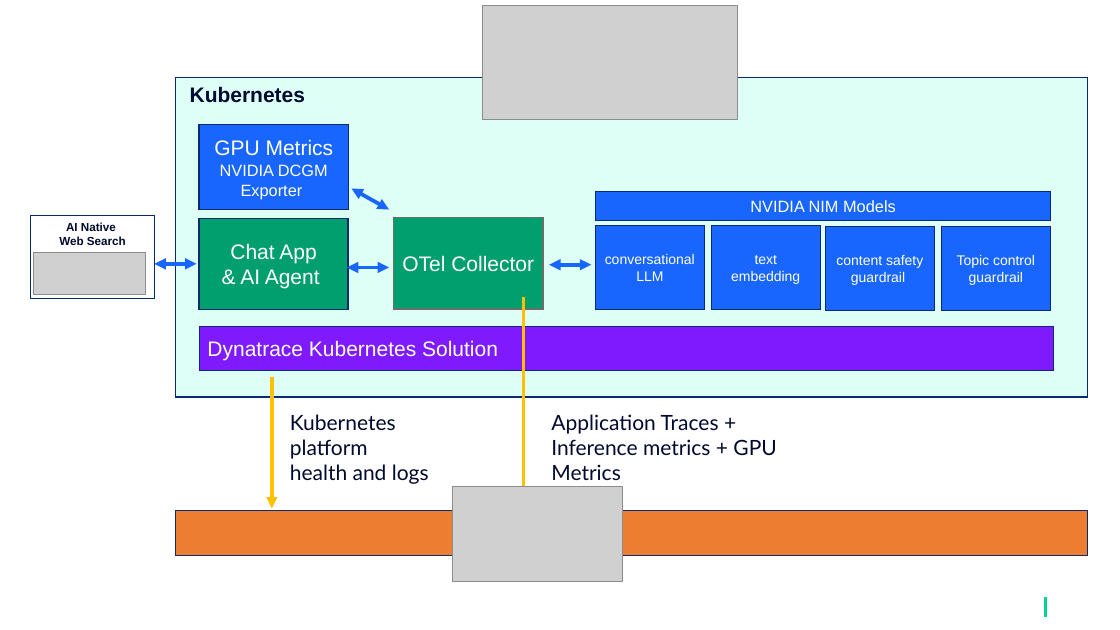
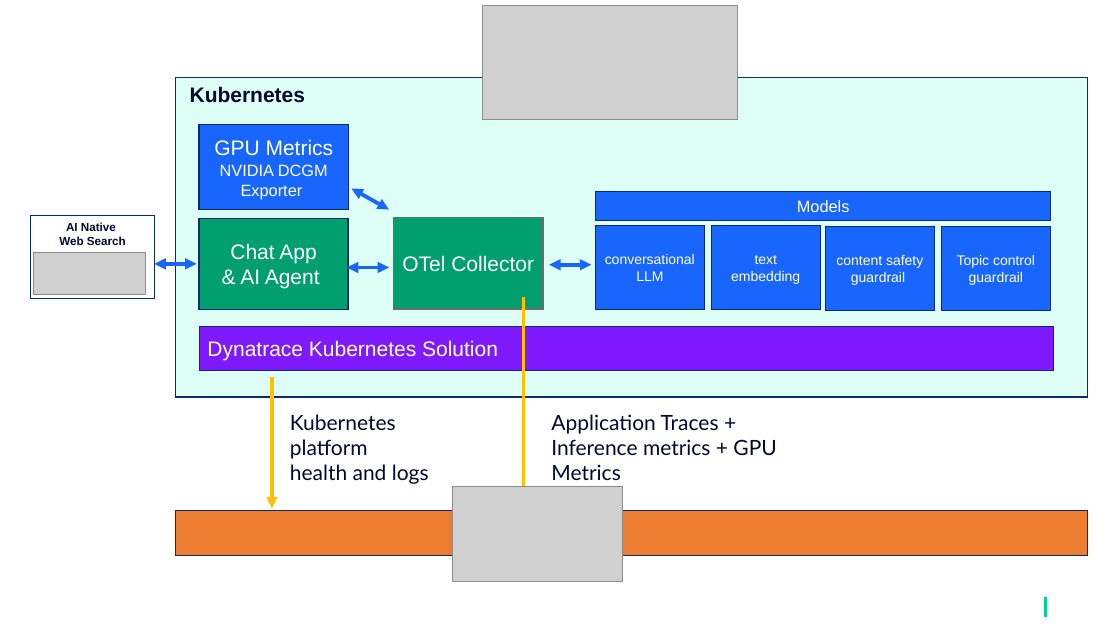
Before and after one commit to dt-demos/ai-factory, a slide deck: slide 3 of sample-apps/nim-guardrails-chat/static/pictures.pptx. Drawn at 1120x630 pixels with LibreOffice and Linux fonts; fonts in the diff are those of the drawing; grey boxes stand for pictures; background and template pictures are left out. Boxes give left, top, right and bottom in pixels: in the first picture for what was removed or moved away, otherwise in the second. Text is boxed around its words. In the diff, an @@ line names an element or a change of style, - is before the commit and + after.

```diff
--- a/sample-apps/nim-guardrails-chat/static/pictures.pptx
+++ b/sample-apps/nim-guardrails-chat/static/pictures.pptx
@@ text in rectangle at (797,200,850,212): text changed @@
-NVIDIA NIM Models
+Models
```
Also in this commit, not shown: 1 other slide changed, 1 slide added, 7 other files.
